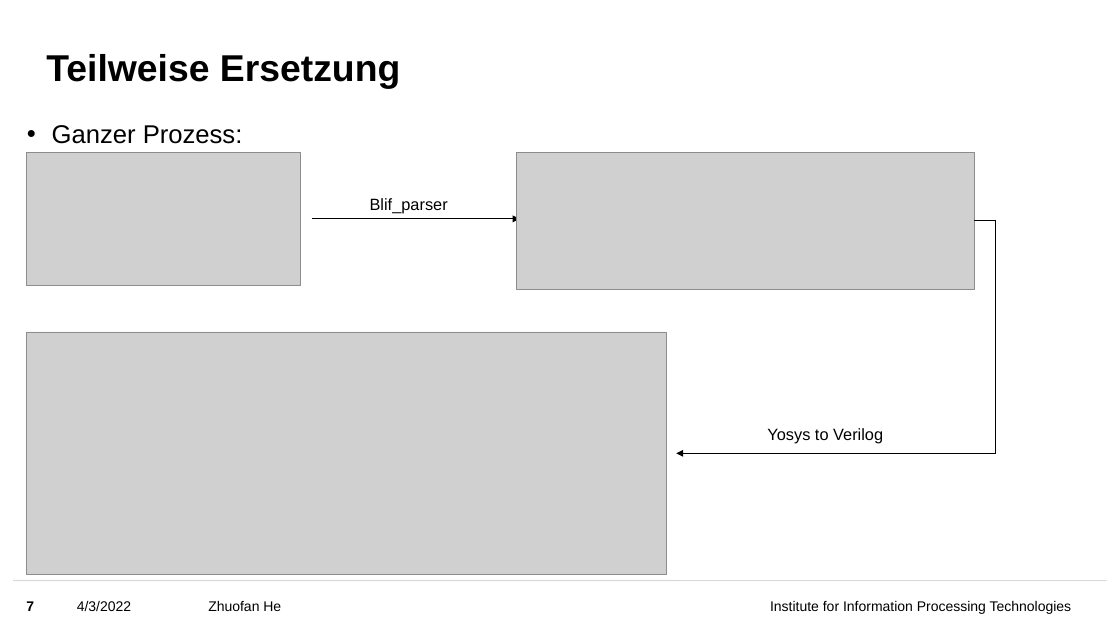
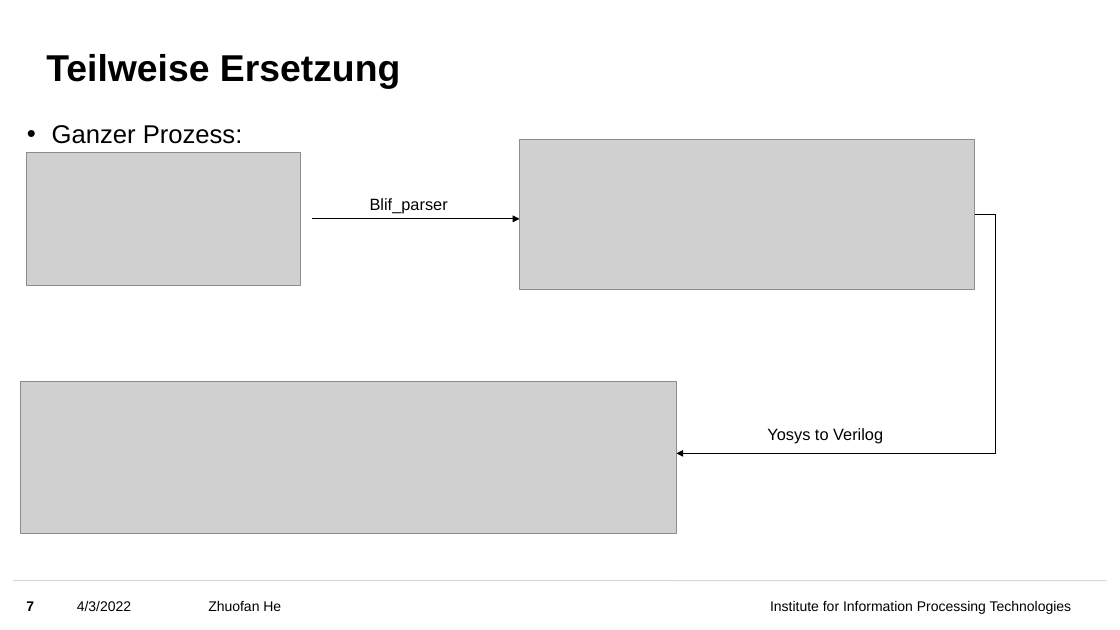
Before and after one commit to feedingmasterHE/MA_Process, a slide deck: slide 7 of 3.24 - 4.05/Zusammenfassung.pptx. Drawn at 1120x630 pixels with LibreOffice and Linux fonts; fonts in the diff are those of the drawing; grey boxes stand for pictures; background and template pictures are left out. Boxes give left, top, right and bottom in pixels: in the first picture for what was removed or moved away, otherwise in the second. Text is boxed around its words. In the diff, an @@ line names an element or a change of style, - is before the commit and + after.

```diff
--- a/3.24 - 4.05/Zusammenfassung.pptx
+++ b/3.24 - 4.05/Zusammenfassung.pptx
@@ picture: place and size @@
-picture at (517, 152, 975, 289)
+picture at (520, 139, 975, 290)
@@ elbow arrow moved from (975, 221) - (676, 454) to (975, 214) - (676, 454) @@
@@ picture: place and size @@
-picture at (26, 332, 665, 575)
+picture at (21, 382, 677, 534)
```
Also in this commit, not shown: 1 slide added, 1 other file.
